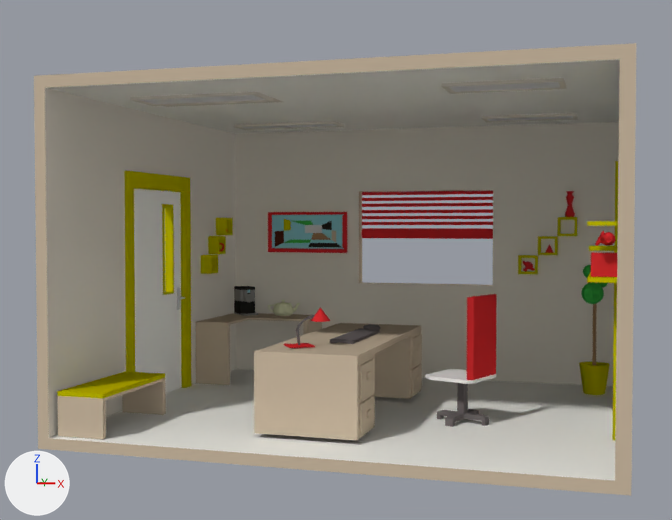
An edit to the Blender file Assets/Models/room3.blend, drawn before and after from the same camera.
Camera for both pictures: a 50 mm lens placed at (3.46, -13.46, 2.86), pointed at (-0.54, -0.13, 2.37). Lighting does not change. The marker at lower left points along +X, +Y and +Z.
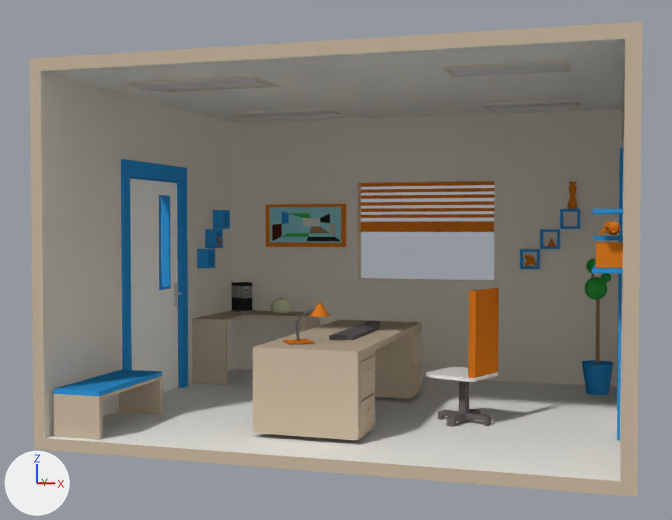
Where the change shows, as pixel boxes [x1, y1, x2, y2] in the pictures (672 x 520 px):
'Cube', recoloured, moved, rescaled: before [34, 43, 636, 496]; after [29, 22, 643, 497]

Patch to the scene script:
```diff
--- a/Assets/Models/room3.blend.py
+++ b/Assets/Models/room3.blend.py
@@ mat_ywllow @@
 mat_ywllow = diffuse_material('ywllow')
-mat_ywllow.base_color = (0.546, 0.503, 0.0)  # yellow #c3bc00
+mat_ywllow.base_color = (0.0343, 0.314, 0.708)  # blue #3498db
@@ mat_red @@
 mat_red = diffuse_material('red')
-mat_red.base_color = (0.694, 0.0284, 0.0319)  # red #d92f32
+mat_red.base_color = (0.791, 0.209, 0.016)  # orange #e67e22
@@ mat_15___default_001 @@
 mat_15___default_001 = diffuse_material('15 - Default.001')
-mat_15___default_001.base_color = (0.694, 0.0284, 0.0319)  # red #d92f32
+mat_15___default_001.base_color = (0.791, 0.209, 0.016)  # orange #e67e22
@@ ob_cube @@
 ob_cube = bpy.data.objects.new('Cube', me_cube)
-ob_cube.location = (0.0, 0.0, 0.01)
+ob_cube.location = (0.0, 0.0, 0.0)
+ob_cube.scale = (1.02, 1.0, 1.05)
```
